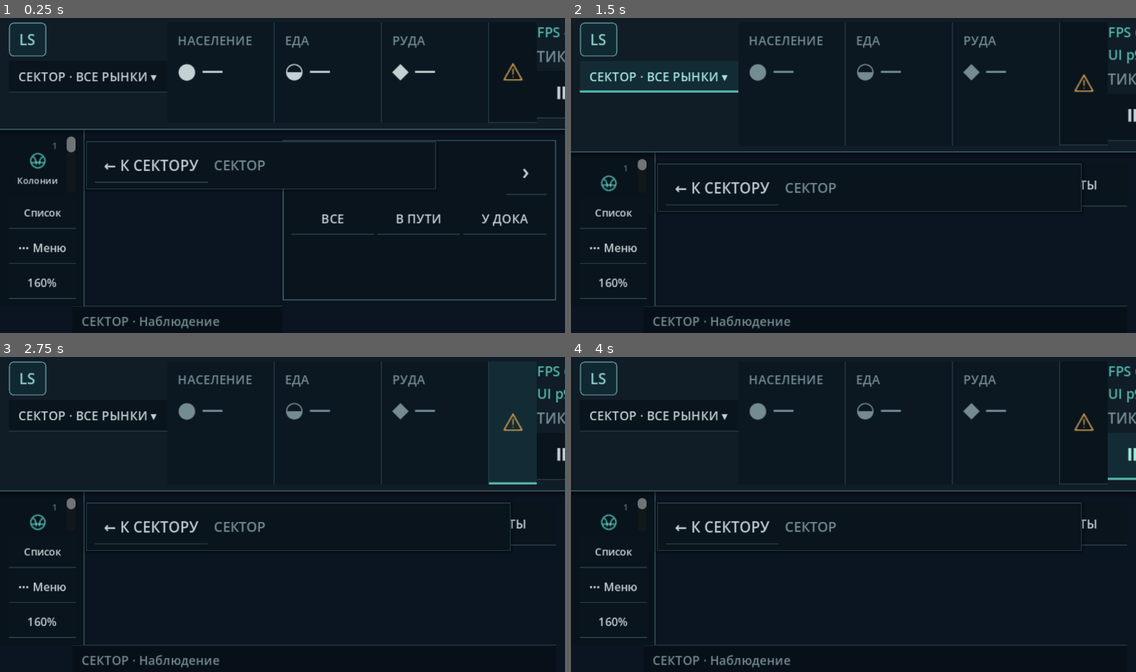
Above: before the commit, frames 1-4 (two rows, left to right).
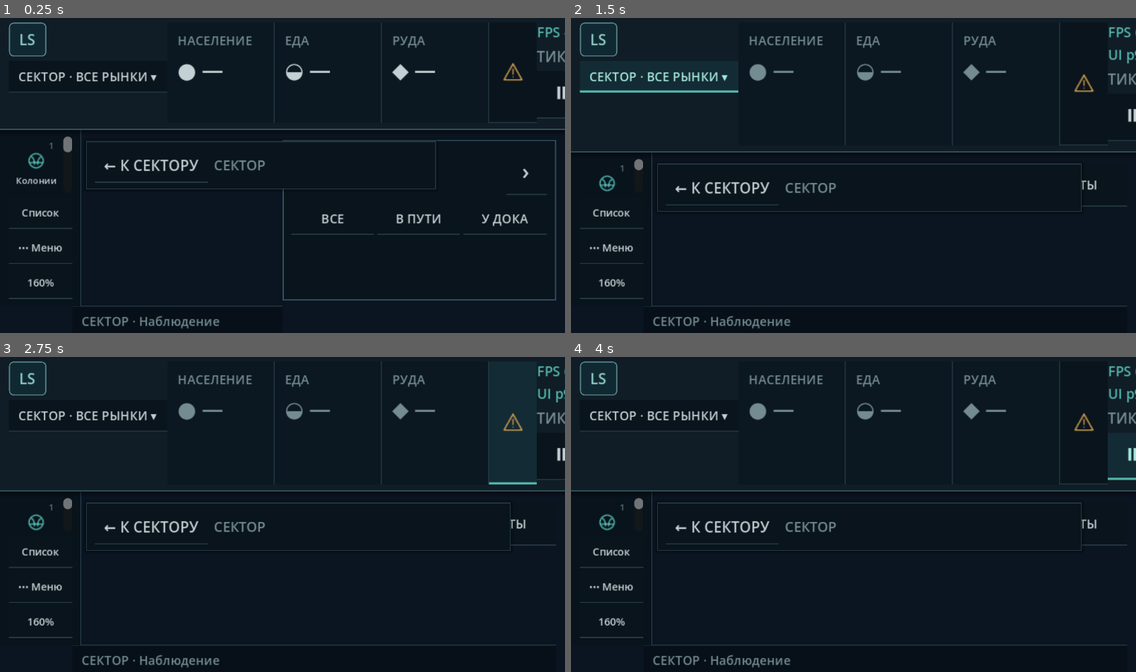
Above: after the commit, the same moments.

Repository: Mefits/Living-Sector
Game: Godot game, scene res://scenes/main.tscn
The game is run twice, just before and just after one commit, with the same random seed, the same clock (stepped at 60 frames per second) and the same inputs.
Inputs (mouse positions are in pixels of both pictures, inside the frame that each line leads up to):
- Up to frame 1 (0.25 s): no input
- Up to frame 2 (1.5 s): click "Список" at 0.5 s; click "СЕКТОР · ВСЕ РЫНКИ ▾" at 1.25 s
- Up to frame 3 (2.75 s): click (514, 423) at 2 s
- Up to frame 4 (4 s): click "0" at 2.75 s; click "⏸" at 3.5 s

The runs differ from the first frame. In frame 1, 0.8% of the frame differs, in the area x 2-15%, y 35-92%; in frame 2, 0.7%; in frame 3, 0.7%; in frame 4, 0.7%.

Commit message:
Fix 75px left rail overflow: make utility captions non-sizing children of 48px buttons

Diff:
--- a/godot/scripts/view/strategy_ui.gd
+++ b/godot/scripts/view/strategy_ui.gd
@@ -99,6 +99,7 @@
 var _cards_signature: String = ""
 var _ui_scale_menu: OptionButton
 var _scale_button: Button
+var _scale_caption: Label
 var _scale_popup: PopupMenu
 var _status_text: String = ""
 var _diagnostic_text: String = ""
@@ -409,6 +410,20 @@
     _footer_status = _label("СЕКТОР · Наблюдение", 11, MUTED)
     panel.add_child(_footer_status)
 
+# Native Godot Buttons include text in their minimum width even when
+# clip_text=true. Put visible text in a mouse-ignored child to preserve
+# the exact 64px Figma rail without sacrificing readable labels.
+func _rail_utility_button(caption: String,
+        action: Callable) -> Button:
+    var btn := _button("", action, 9)
+    btn.custom_minimum_size = Vector2(48, 29)
+    var text_label := _label(caption, 9, TEXT)
+    text_label.horizontal_alignment = HORIZONTAL_ALIGNMENT_CENTER
+    text_label.vertical_alignment = VERTICAL_ALIGNMENT_CENTER
+    btn.add_child(text_label)
+    text_label.set_anchors_and_offsets_preset(Control.PRESET_FULL_RECT)
+    return btn
+
 func _build_left() -> void:
     # Figma Make .leftnav: width 64px, rows 58px, icon + Russian caption
     # + numeric keyboard hint. Physical readability comes from UI scaling.
@@ -480,13 +495,11 @@
     var bottom := VBoxContainer.new()
     bottom.add_theme_constant_override("separation", 2)
     column.add_child(bottom)
-    var objects := _button("Список", _toggle_outliner, 9)
+    var objects := _rail_utility_button("Список", _toggle_outliner)
     objects.tooltip_text = "Показать или скрыть правый аутлайнер"
-    objects.custom_minimum_size.y = 29
     bottom.add_child(objects)
-    _tools_button = _button("⋯ Меню", _show_nav_tools, 10)
+    _tools_button = _rail_utility_button("⋯ Меню", _show_nav_tools)
     _tools_button.tooltip_text = "Журнал, карта, сохранение и загрузка"
-    _tools_button.custom_minimum_size.y = 29
     bottom.add_child(_tools_button)
     # OptionButton inside a 64px PanelContainer forced its minimum width
     # to 98px. Keep the compatibility picker for tests, but render a
@@ -499,10 +512,10 @@
         if _game != null else 2, 0, _ui_scale_menu.item_count - 1))
     _ui_scale_menu.item_selected.connect(_set_ui_scale)
     add_child(_ui_scale_menu)
-    _scale_button = _button(
+    _scale_button = _rail_utility_button(
         _ui_scale_menu.get_item_text(_ui_scale_menu.selected),
-        _show_scale_choices, 10)
-    _scale_button.custom_minimum_size.y = 29
+        _show_scale_choices)
+    _scale_caption = _scale_button.get_child(0) as Label
     _scale_button.tooltip_text = "Выбор размера интерфейса (125–200%)"
     bottom.add_child(_scale_button)
     _scale_popup = PopupMenu.new()
@@ -918,8 +931,8 @@
 func _set_ui_scale(index: int) -> void:
     if _ui_scale_menu != null and index >= 0 and index < _ui_scale_menu.item_count:
         _ui_scale_menu.select(index)
-        if _scale_button != null:
-            _scale_button.text = _ui_scale_menu.get_item_text(index)
+        if _scale_caption != null:
+            _scale_caption.text = _ui_scale_menu.get_item_text(index)
         if _scale_popup != null:
             for i in range(_scale_popup.item_count):
                 _scale_popup.set_item_checked(i, i == index)
